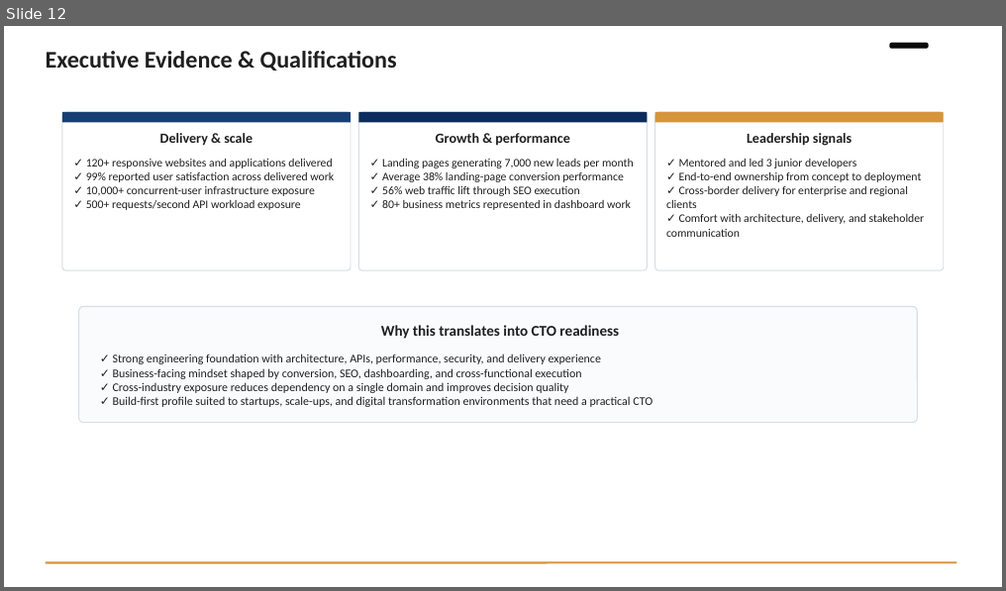
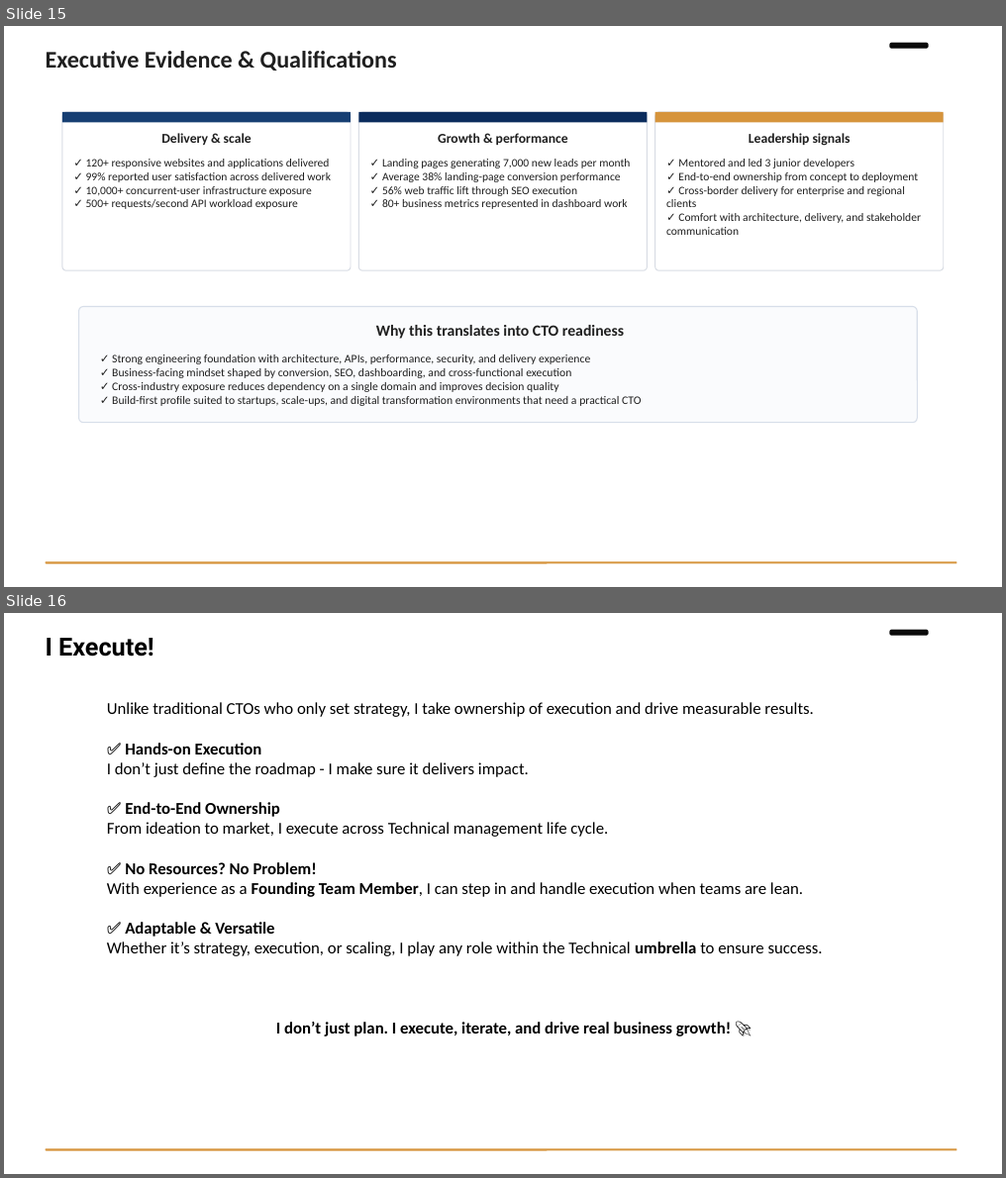
Before and after one commit to omarsaab96/portfolio, a slide deck: omarsaab_portfolio.pptx. Shown one above the other, each under a label of ours: slide 12 before the commit, slides 15 and 16 after it. The pictures are 1006x591 and 1006x1178 pixels, drawn with LibreOffice and Linux fonts; fonts in the diff are those of the drawing. Boxes give left, top, right and bottom in pixels: in the first picture for what was removed or moved away, otherwise in the second. Text is boxed around its words. In the diff, an @@ line names an element or a change of style, - is before the commit and + after.

```diff
--- a/omarsaab_portfolio.pptx
+++ b/omarsaab_portfolio.pptx
@@ slide 16 added at <box>4,613,1002,1174</box>, background #FFFFFF @@
@@ text added at <box>46,638,154,657</box>, 24 pt, text #000000, bold @@
+I Execute!
@@ rounded rectangle added at <box>890,630,929,636</box>, fill #0B0B0B @@
@@ text added at <box>107,702,823,1037</box>, 16 pt, text #000000 @@
+Unlike traditional CTOs who only set strategy, I take ownership of execution and drive measurable results.
+✅ Hands-on Execution
+I don’t just define the roadmap - I make sure it delivers impact.
+✅ End-to-End Ownership
+From ideation to market, I execute across Technical management life cycle.
+✅ No Resources? No Problem!
+With experience as a Founding Team Member, I can step in and handle execution when teams are lean.
+✅ Adaptable & Versatile
+Whether it’s strategy, execution, or scaling, I play any role within the Technical umbrella to ensure success.
+I don’t just plan. I execute, iterate, and drive real business growth! 🚀
@@ rounded rectangle added at <box>46,1149,957,1152</box>, fill #D6943C @@
@@ what was slide 12 is now slide 15 @@
@@ slide 15 changed as well @@
@@ size 13.4 to 13 pt in 3 elements at <box>161,133,252,145</box>, <box>438,133,568,145</box>, <box>748,133,850,146</box> @@
@@ size 11.2 to 11 pt in 3 elements at <box>86,159,331,209</box>, <box>382,159,630,209</box>, <box>666,159,921,235</box> @@
@@ text "Why this translates into CTO ..." at <box>376,325,624,339</box>: size 14.4 to 15 pt @@
@@ text "✓ Strong engineering foundation with ..." at <box>112,355,641,406</box>: size 11.4 to 11.1 pt @@
```
Also in this commit, not shown: 13 other slides changed, 4 other slides added, 1 other file.
